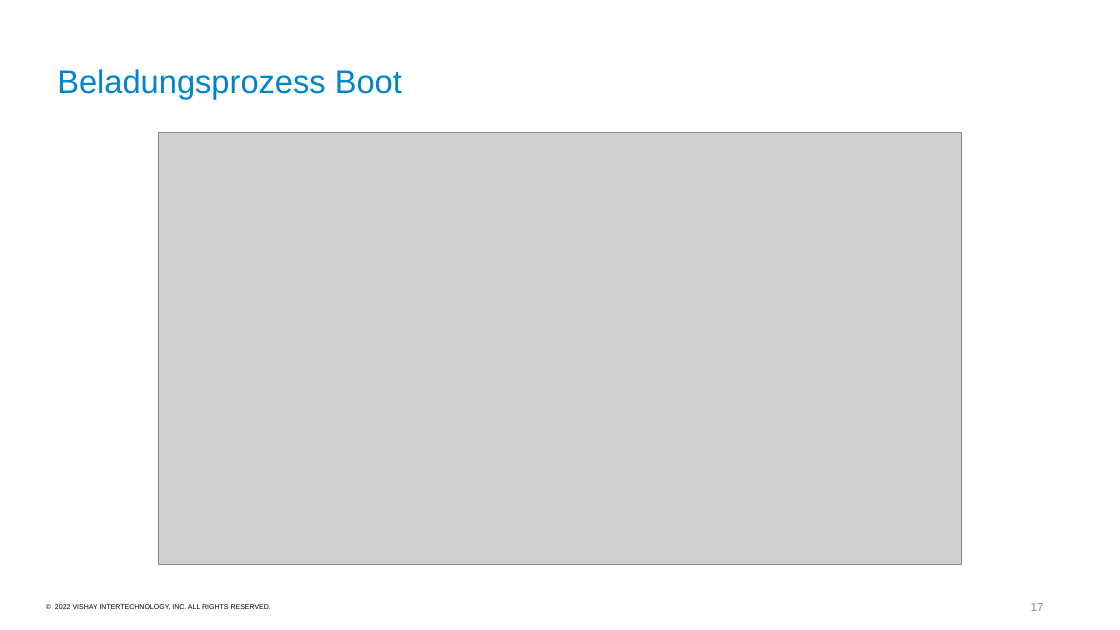
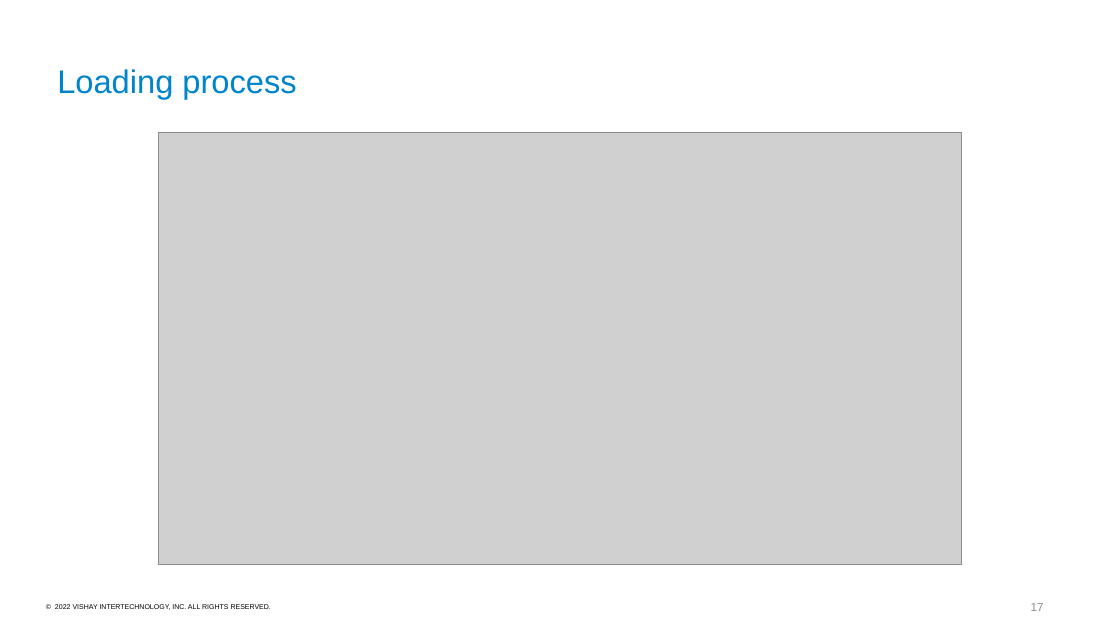
Before and after one commit to MaximilianBoss/Automated-wafer-loading-system-design-in-CAD, a slide deck: slide 17 of Automated wafer handling system.pptx. Drawn at 1120x630 pixels with LibreOffice and Linux fonts; fonts in the diff are those of the drawing; grey boxes stand for pictures; background and template pictures are left out. Boxes give left, top, right and bottom in pixels: in the first picture for what was removed or moved away, otherwise in the second. Text is boxed around its words. In the diff, an @@ line names an element or a change of style, - is before the commit and + after.

```diff
--- a/Automated wafer handling system.pptx
+++ b/Automated wafer handling system.pptx
@@ title at [57, 69, 296, 99]: text changed @@
-Beladungsprozess Boot
+Loading process
```
